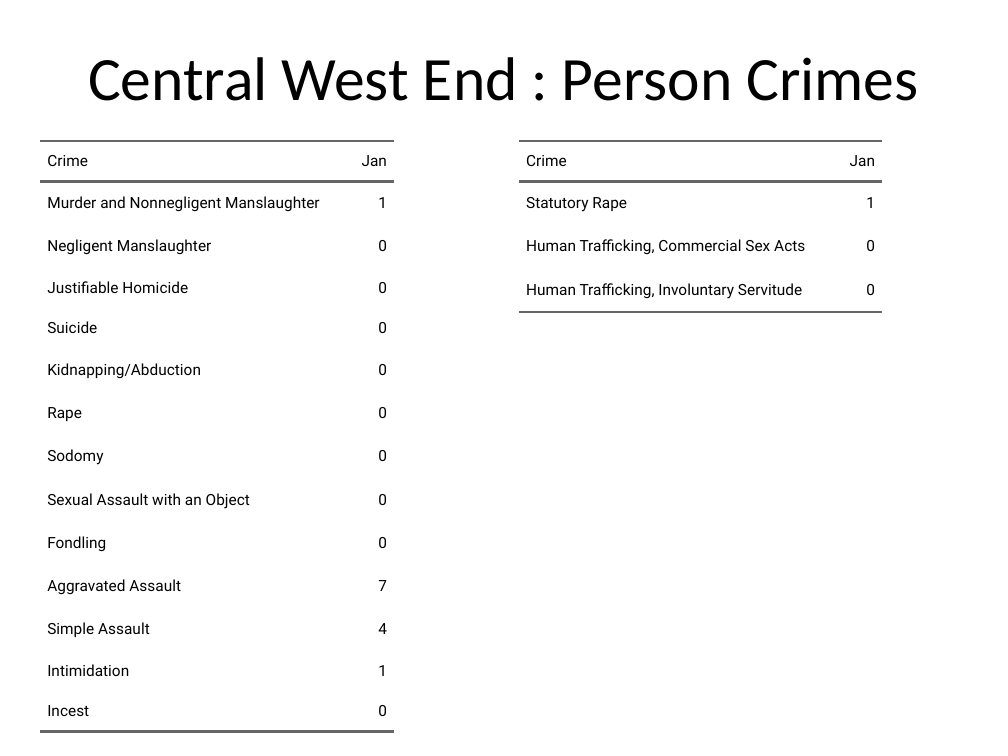
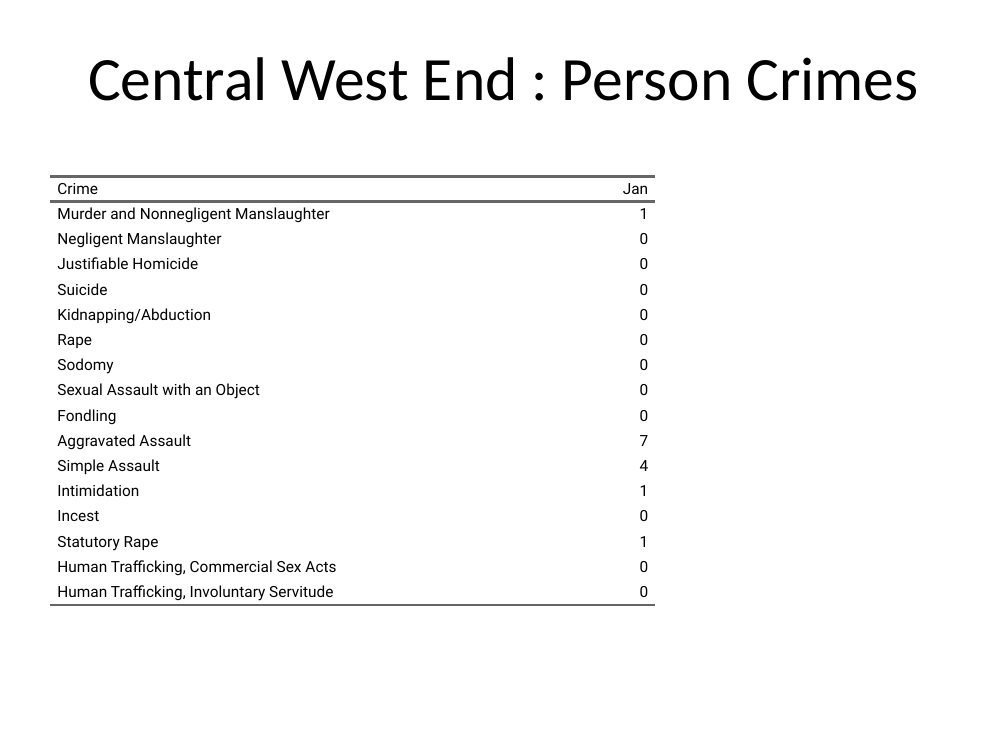
Before and after one commit to wumcrc/monthly-crime-reports, a slide deck: slide 21 of NIBRS/results/test.pptx (slide 18 before the commit). Drawn at 1008x756 pixels with LibreOffice and Linux fonts; fonts in the diff are those of the drawing. Boxes give left, top, right and bottom in pixels: in the first picture for what was removed or moved away, otherwise in the second. Text is boxed around its words. In the diff, an @@ line names an element or a change of style, - is before the commit and + after.

```diff
--- a/NIBRS/results/test.pptx
+++ b/NIBRS/results/test.pptx
@@ table removed at (x1=519, y1=141, x2=882, y2=444), 4 rows, 2 columns @@
-Crime | Jan
-Statutory Rape | 1
-Human Trafficking, Commercial Sex Acts | 0
-Human Trafficking, Involuntary Servitude | 0
@@ table at (x1=50, y1=176, x2=655, y2=675) @@
+row 15: Statutory Rape | 1
+row 16: Human Trafficking, Commercial Sex Acts | 0
+row 17: Human Trafficking, Involuntary Servitude | 0
@@ table resized from (x1=40, y1=141, x2=394, y2=720) to (x1=50, y1=176, x2=655, y2=675) @@
```
Also in this commit, not shown: 11 other slides changed, 3 slides added, 1 other file.
